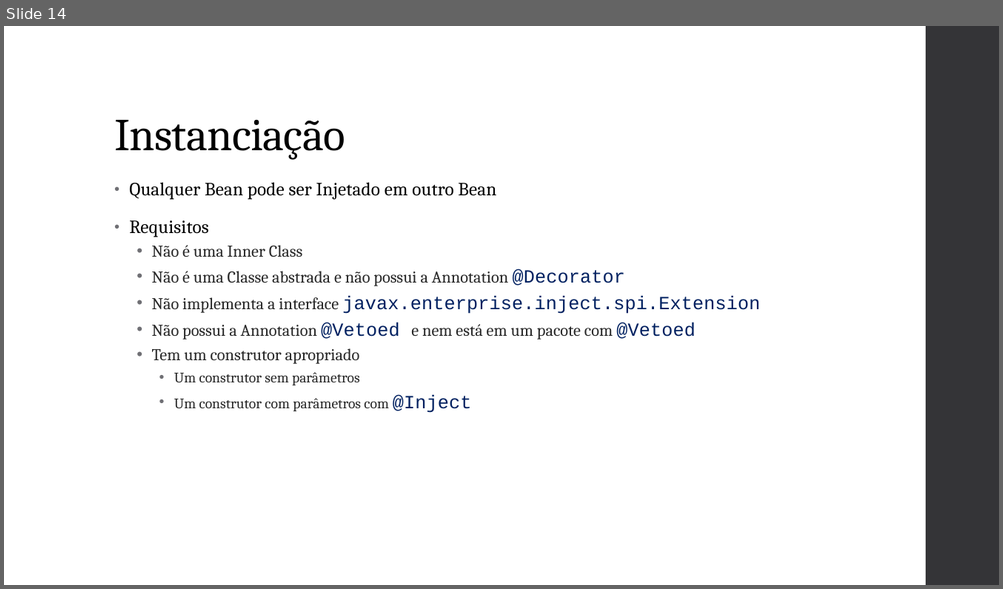
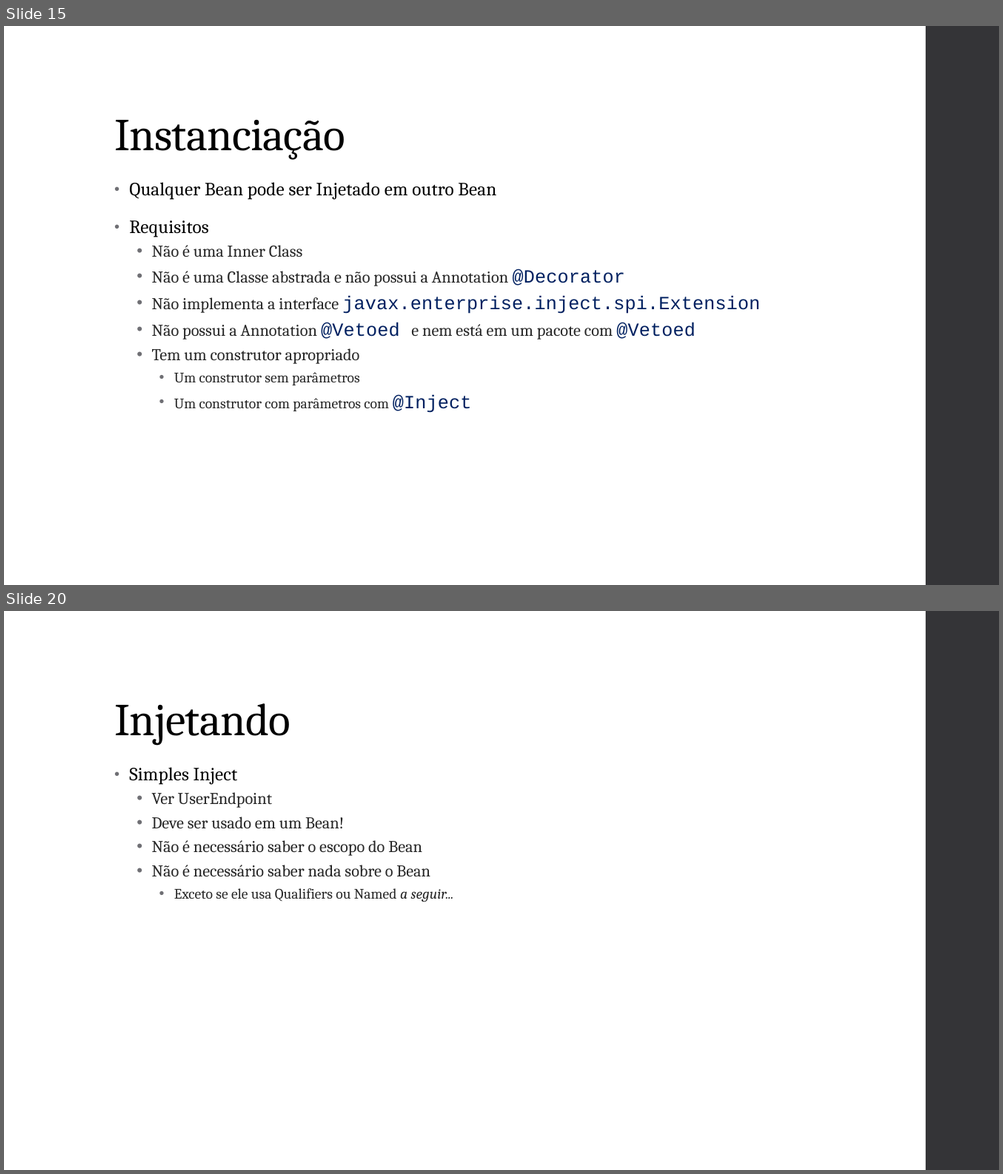
Before and after one commit to vepo/cdi-tutorial, a slide deck: resource/Java CDI.pptx. Shown one above the other, each under a label of ours: slide 14 before the commit, slides 15 and 20 after it; the slides between them are not shown. The pictures are 1003x589 and 1003x1174 pixels, drawn with LibreOffice and Linux fonts; fonts in the diff are those of the drawing. Boxes give left, top, right and bottom in pixels: in the first picture for what was removed or moved away, otherwise in the second. Text is boxed around its words. In the diff, an @@ line names an element or a change of style, - is before the commit and + after.

```diff
--- a/resource/Java CDI.pptx
+++ b/resource/Java CDI.pptx
@@ slide 20 added at (x1=4, y1=611, x2=999, y2=1170), background #FFFFFF; not listed: 1 template element that a slide beside it also shows @@
@@ title added at (x1=114, y1=703, x2=290, y2=745), 44 pt, text #000000 @@
+Injetando
@@ text added at (x1=129, y1=767, x2=454, y2=903), 16 pt, text #262626 @@
+• Simples Inject
+  • Ver UserEndpoint
+  • Deve ser usado em um Bean!
+  • Não é necessário saber o escopo do Bean
+  • Não é necessário saber nada sobre o Bean
+    • Exceto se ele usa Qualifiers ou Named a seguir...
@@ what was slide 14 is now slide 15 @@
```
Also in this commit, not shown: 1 slide changed, 8 other slides added.
